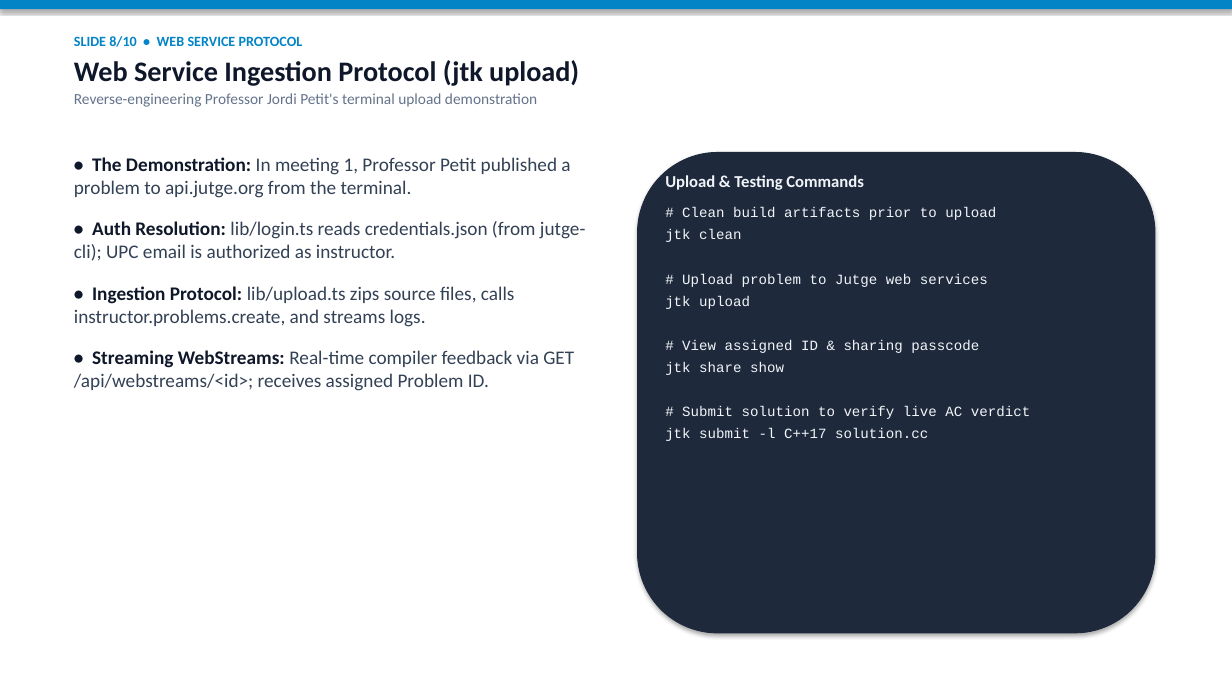
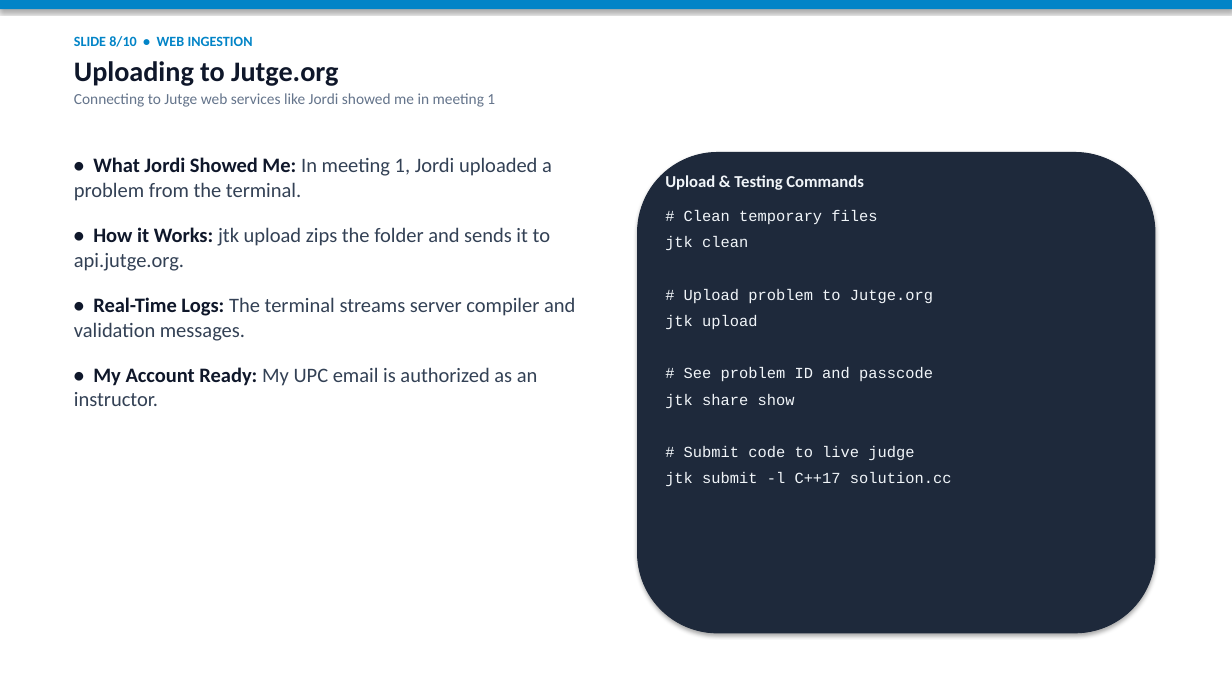
Before and after one commit to SuisSanem000/jutge-private, a slide deck: slide 8 of work/01-meeting-presentation-and-demo-20261112/meeting-summary-presentation.pptx. Drawn at 1232x693 pixels with LibreOffice and Linux fonts; fonts in the diff are those of the drawing. Boxes give left, top, right and bottom in pixels: in the first picture for what was removed or moved away, otherwise in the second. Text is boxed around its words. In the diff, an @@ line names an element or a change of style, - is before the commit and + after.

Commit message:
feat(summary): add simple 10-slide presentation and speaking guide in summary folder

```diff
--- a/work/01-meeting-presentation-and-demo-20261112/meeting-summary-presentation.pptx
+++ b/work/01-meeting-presentation-and-demo-20261112/meeting-summary-presentation.pptx
@@ text at [74,36,495,107]: text changed @@
-SLIDE 8/10 • WEB SERVICE PROTOCOL
-Web Service Ingestion Protocol (jtk upload)
-Reverse-engineering Professor Jordi Petit's terminal upload demonstration
+SLIDE 8/10 • WEB INGESTION
+Uploading to Jutge.org
+Connecting to Jutge web services like Jordi showed me in meeting 1
@@ text at [74,157,575,406]: text changed; size 15 to 16 pt @@
-• The Demonstration: In meeting 1, Professor Petit published a problem to api.jutge.org from the terminal.
-• Auth Resolution: lib/login.ts reads credentials.json (from jutge-cli); UPC email is authorized as instructor.
-• Ingestion Protocol: lib/upload.ts zips source files, calls instructor.problems.create, and streams logs.
-• Streaming WebStreams: Real-time compiler feedback via GET /api/webstreams/<id>; receives assigned Problem ID.
+• What Jordi Showed Me: In meeting 1, Jordi uploaded a problem from the terminal.
+• How it Works: jtk upload zips the folder and sends it to api.jutge.org.
+• Real-Time Logs: The terminal streams server compiler and validation messages.
+• My Account Ready: My UPC email is authorized as an instructor.
@@ text at [665,175,952,486]: size 11 to 12 pt in "jtk clean", "jtk upload", "jtk share show", "jtk submit -l C++17 solution.cc"; more space between paragraphs @@
@@ text at [684,210,877,224]: text changed; size 11 to 12 pt @@
-# Clean build artifacts prior to upload
+# Clean temporary files
@@ text at [684,289,933,303]: text changed; size 11 to 12 pt @@
-# Upload problem to Jutge web services
+# Upload problem to Jutge.org
@@ text at [684,367,933,381]: text changed; size 11 to 12 pt @@
-# View assigned ID & sharing passcode
+# See problem ID and passcode
@@ text at [684,446,914,460]: text changed; size 11 to 12 pt @@
-# Submit solution to verify live AC verdict
+# Submit code to live judge
```
Also in this commit, not shown: 9 other slides changed, 5 other files.
